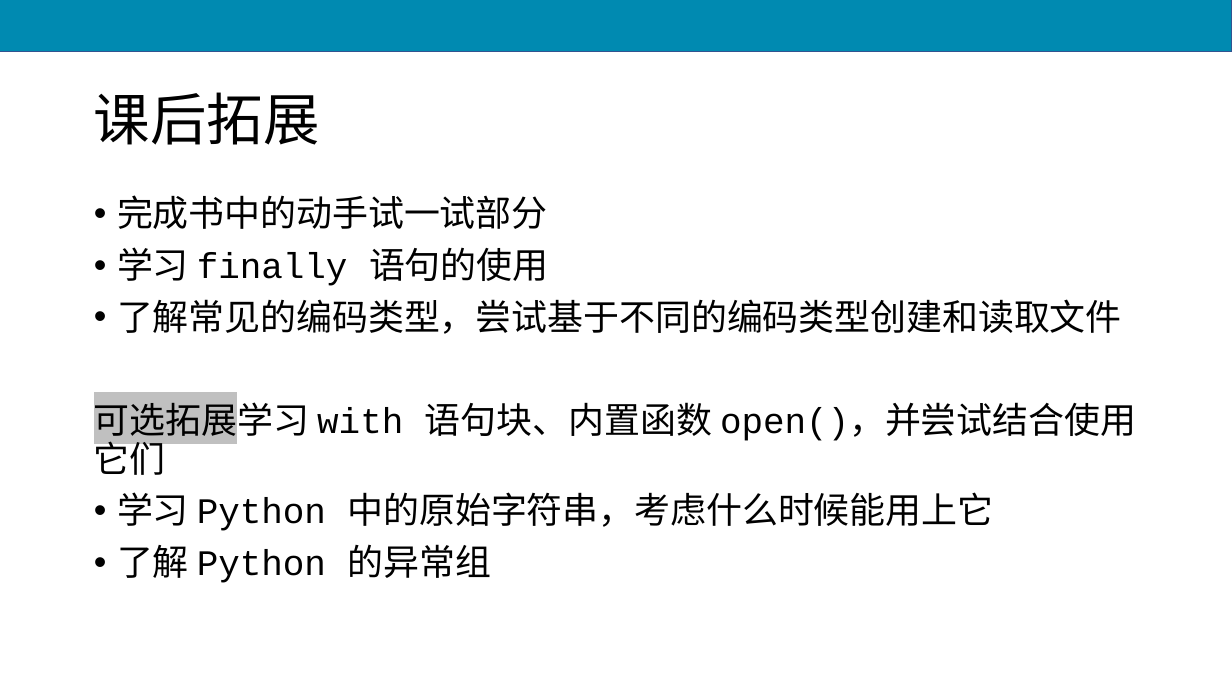
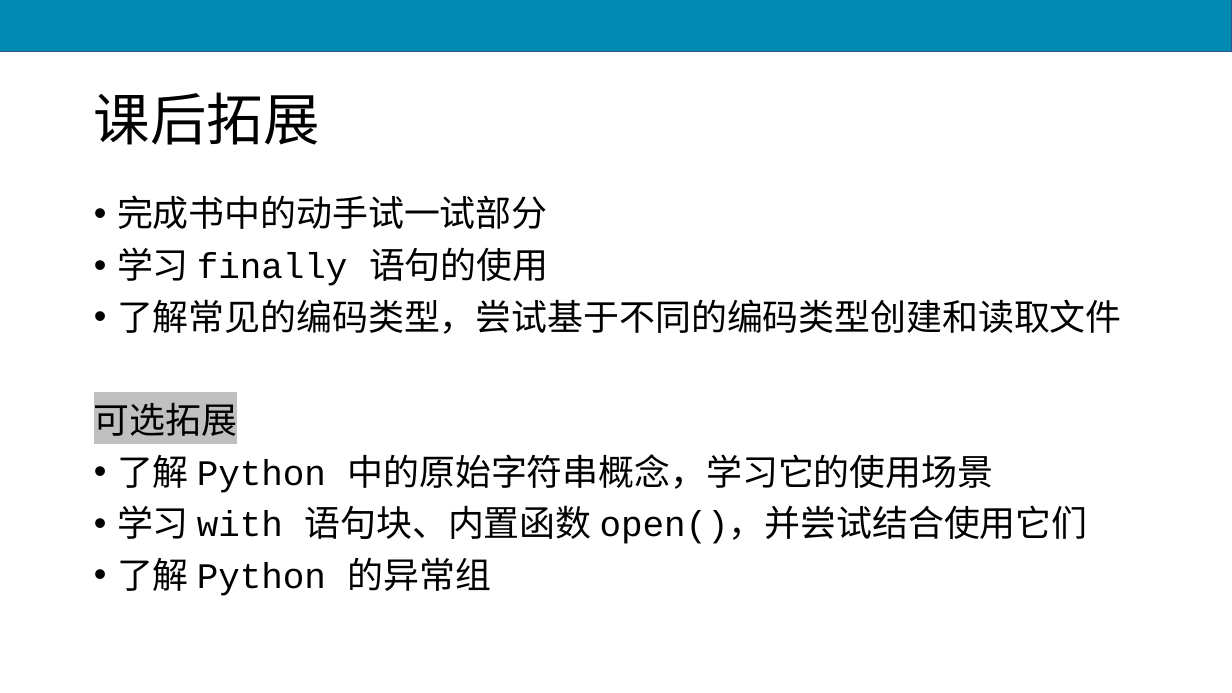
Before and after one commit to scruel/pcc_3e_slides, a slide deck: slide 68 of PPT/python10.pptx. Drawn at 1232x693 pixels with LibreOffice and Linux fonts; fonts in the diff are those of the drawing. Boxes give left, top, right and bottom in pixels: in the first picture for what was removed or moved away, otherwise in the second. Text is boxed around its words. In the diff, an @@ line names an element or a change of style, - is before the commit and + after.

```diff
--- a/PPT/python10.pptx
+++ b/PPT/python10.pptx
@@ text at <box>94,397,1088,544</box>: text changed @@
-可选拓展学习 with 语句块、内置函数 open()，并尝试结合使用它们
-• 学习 Python 中的原始字符串，考虑什么时候能用上它
+可选拓展
+• 了解 Python 中的原始字符串概念，学习它的使用场景
+• 学习 with 语句块、内置函数 open()，并尝试结合使用它们
```
Also in this commit, not shown: 31 other slides changed, 2 slides added, 2 slides removed, 17 other files.
